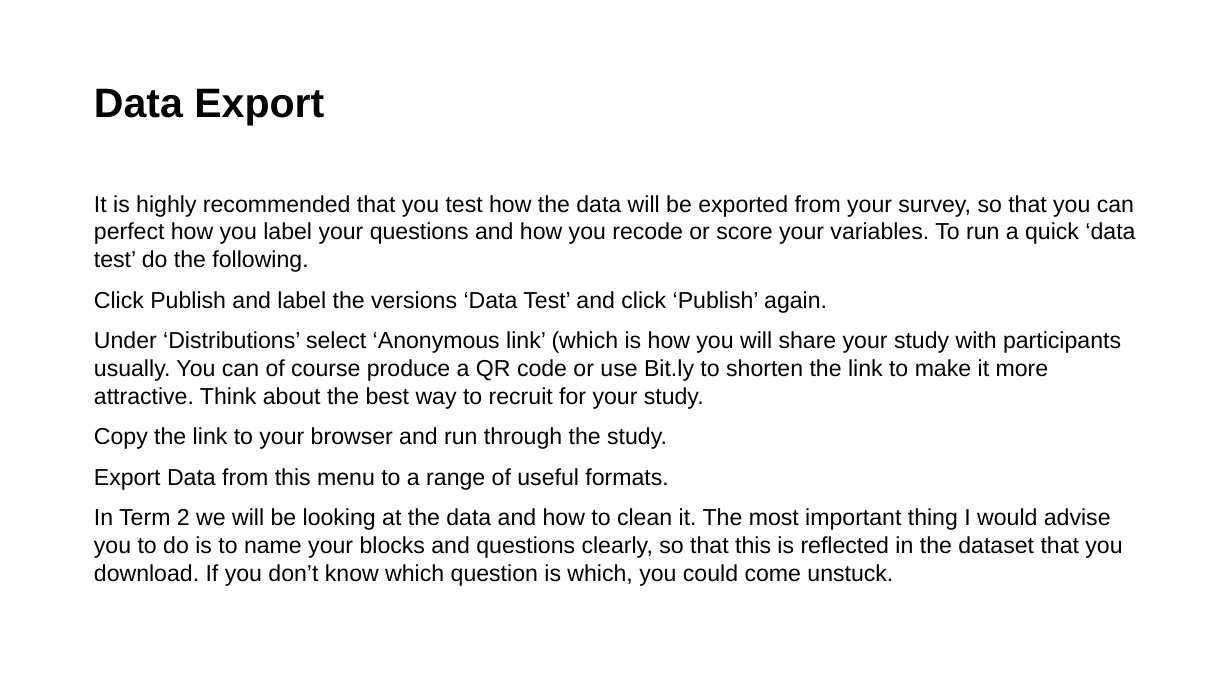
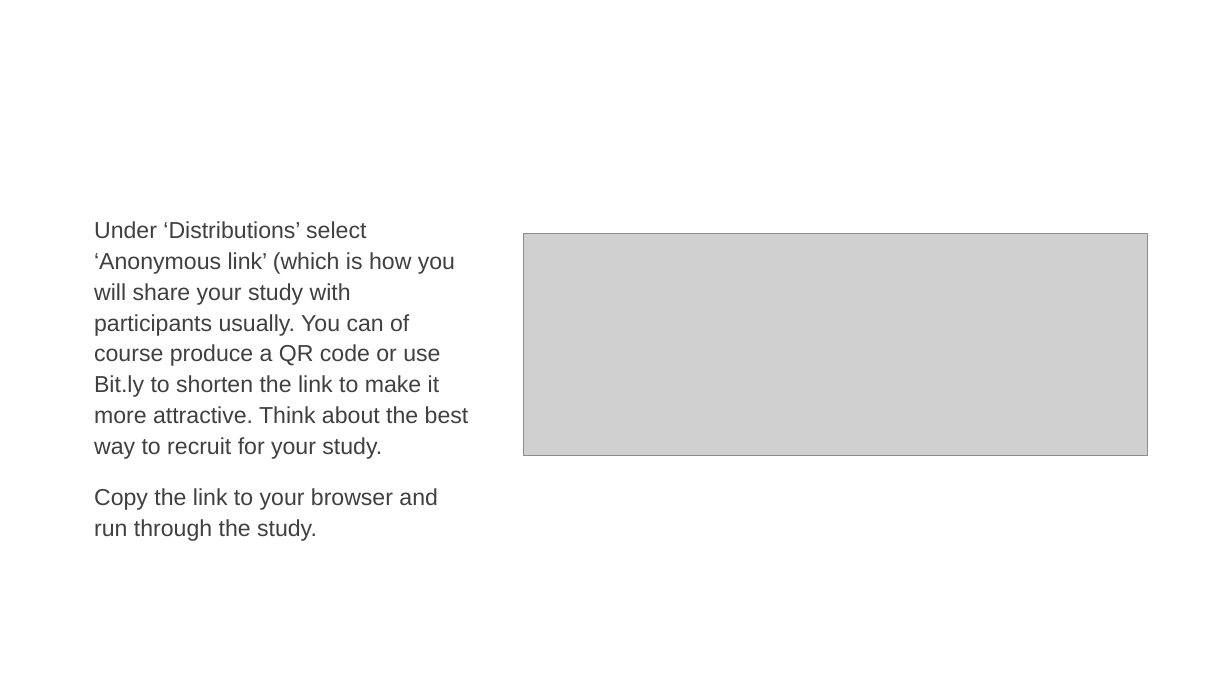
Before and after one commit to LittleMonkeyLab/PS52007D_2023-4, a slide deck: slide 7 of _site/content/Week06/worksheet.pptx (slide 13 before the commit). Drawn at 1232x693 pixels with LibreOffice and Linux fonts; fonts in the diff are those of the drawing; grey boxes stand for pictures. Boxes give left, top, right and bottom in pixels: in the first picture for what was removed or moved away, otherwise in the second. Text is boxed around its words. In the diff, an @@ line names an element or a change of style, - is before the commit and + after.

```diff
--- a/_site/content/Week06/worksheet.pptx
+++ b/_site/content/Week06/worksheet.pptx
@@ title removed at bbox=[94, 88, 324, 125] @@
-Data Export
@@ text "Under ‘Distributions’ select ‘Anonymous link’ ...": place and size @@
-text "Under ‘Distributions’ select ‘Anonymous link’ ..." at bbox=[94, 195, 1135, 586]
+text "Under ‘Distributions’ select ‘Anonymous link’ ..." at bbox=[94, 221, 469, 541]
@@ text "Under ‘Distributions’ select ‘Anonymous link’ ..." at bbox=[94, 221, 469, 541]: text colour #000000 to #404040; line spacing 1 to 24pt; more space between paragraphs @@
@@ text at bbox=[94, 195, 1135, 313]: paragraphs removed @@
-It is highly recommended that you test how the data will be exported from your survey, so that you can perfect how you label your questions and how you recode or score your variables. To run a quick ‘data test’ do the following.
-Click Publish and label the versions ‘Data Test’ and click ‘Publish’ again.
@@ picture added at bbox=[524, 234, 1148, 456] @@
@@ text at bbox=[94, 468, 1122, 586]: paragraphs removed @@
-Export Data from this menu to a range of useful formats.
-In Term 2 we will be looking at the data and how to clean it. The most important thing I would advise you to do is to name your blocks and questions clearly, so that this is reflected in the dataset that you download. If you don’t know which question is which, you could come unstuck.
```
Also in this commit, not shown: 6 other slides changed, 6 slides added, 8 slides removed, 34 other files.
